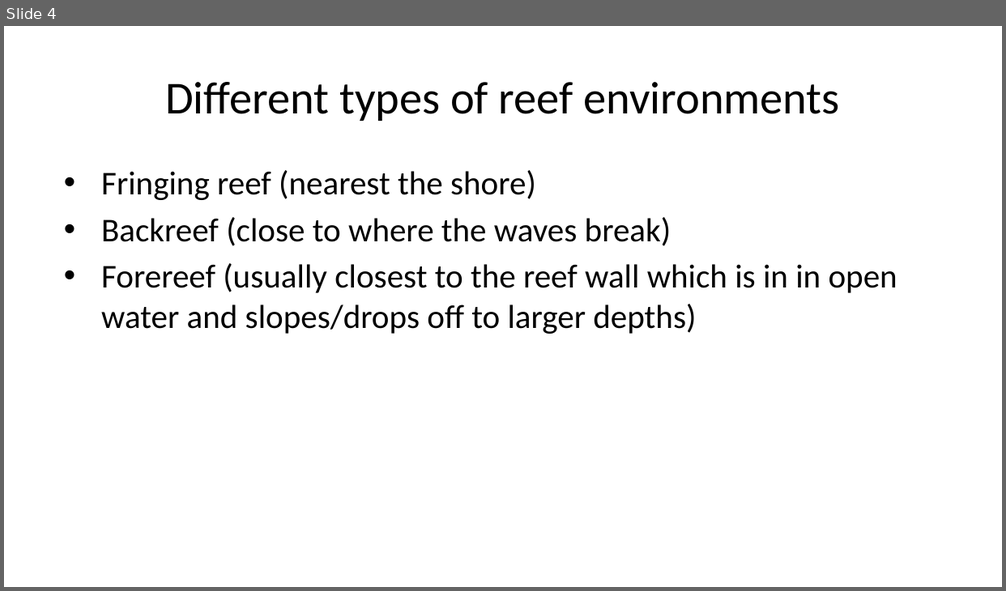
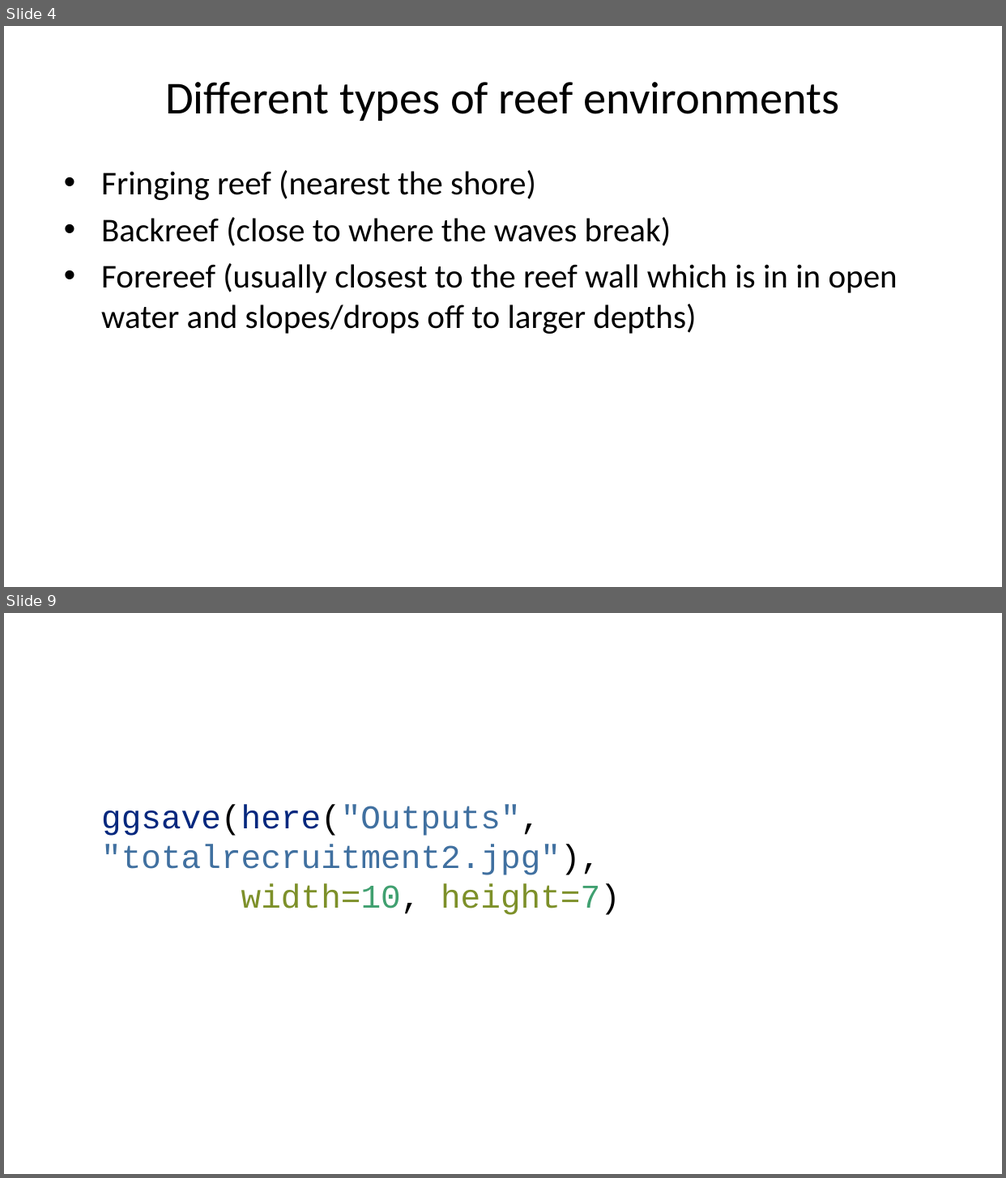
Before and after one commit to Biol551-CSUN/IndependentProject_Merges, a slide deck: Script/IndependentProject_MCRData.pptx. Shown one above the other, each under a label of ours: slide 4 before the commit, slides 4 and 9 after it; the slides between them are not shown. The pictures are 1006x591 and 1006x1178 pixels, drawn with LibreOffice and Linux fonts; fonts in the diff are those of the drawing. Boxes give left, top, right and bottom in pixels: in the first picture for what was removed or moved away, otherwise in the second. Text is boxed around its words. In the diff, an @@ line names an element or a change of style, - is before the commit and + after.

```diff
--- a/Script/IndependentProject_MCRData.pptx
+++ b/Script/IndependentProject_MCRData.pptx
@@ slide 9 added at (x1=4, y1=613, x2=1002, y2=1174), background #FFFFFF @@
@@ text added at (x1=101, y1=804, x2=620, y2=915), 24 pt, text #4070A0 @@
+ggsave(here("Outputs", "totalrecruitment2.jpg"),
+width=10, height=7)
```
Also in this commit, not shown: 1 slide changed, 7 other slides added, 2 slides removed, 4 other files.
